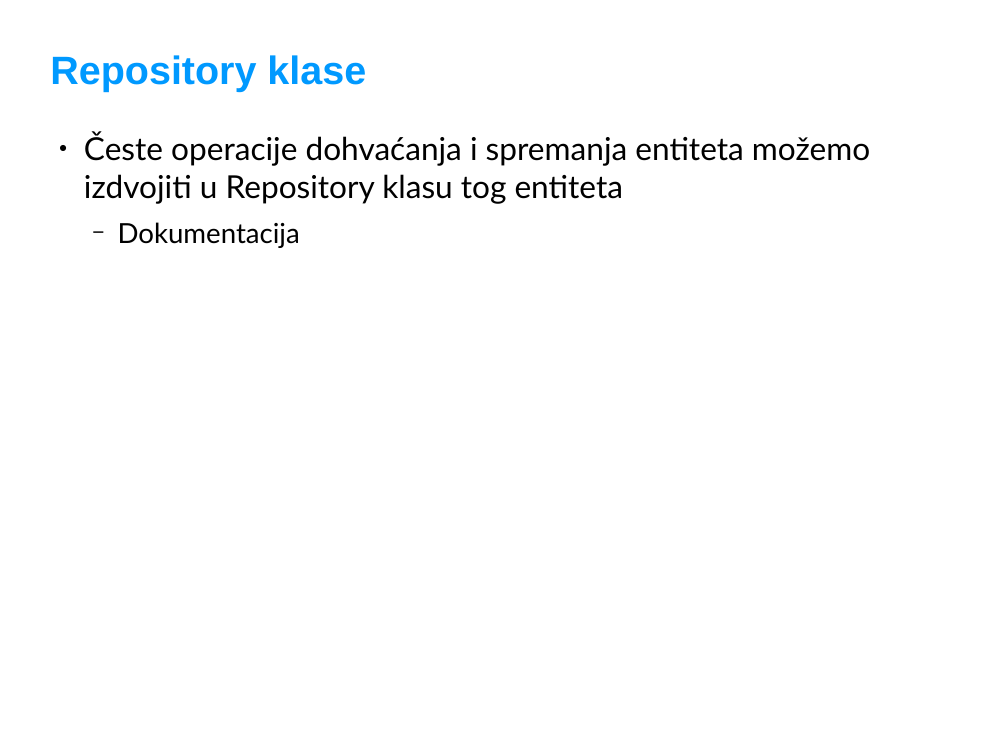
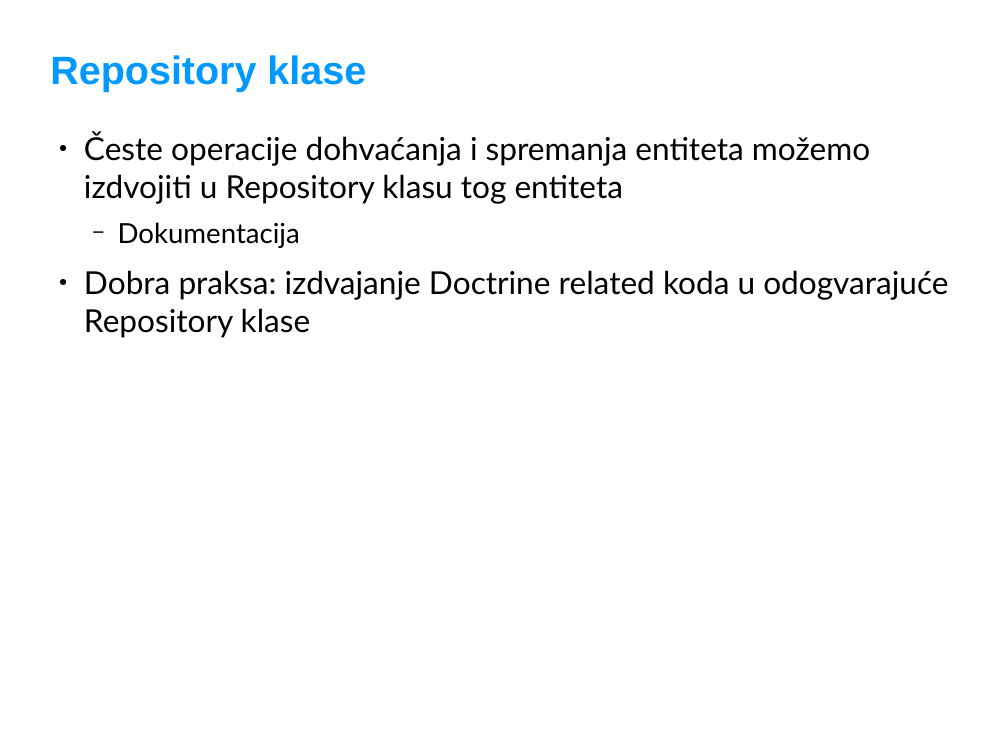
Before and after one commit to adriatichr/php-academy, a slide deck: slide 16 of predavanja/35 Doctrine ORM.odp. Drawn at 1008x756 pixels with LibreOffice and Linux fonts; fonts in the diff are those of the drawing; background and template pictures are left out. Boxes give left, top, right and bottom in pixels: in the first picture for what was removed or moved away, otherwise in the second. Text is boxed around its words. In the diff, an @@ line names an element or a change of style, - is before the commit and + after.

```diff
--- a/predavanja/35 Doctrine ORM.odp
+++ b/predavanja/35 Doctrine ORM.odp
@@ text at bbox=[84, 270, 948, 338]: paragraph added @@
+● Dobra praksa: izdvajanje Doctrine related koda u odogvarajuće Repository klase
```
Also in this commit, not shown: 1 other slide changed, 1 other file.
